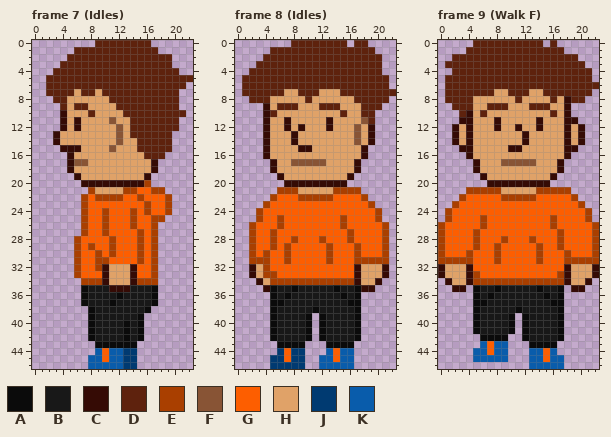
Two versions of one pixel-art file, WIP/Characters/GabeNew.aseprite. The picture above is the old version.
23x47 pixels, 36 frames. Shown: frame 7 (Idles), frame 8 (Idles), frame 9 (Walk F). The commit also changed other frames, which this record leaves out.
Palette (. is transparent): A #0b0b0b  B #181818  C #350b05  D #5e220d  E #a93f00  F #885435  G #fd5e00  H #e0a268  J #003a71  K #095cab
After:
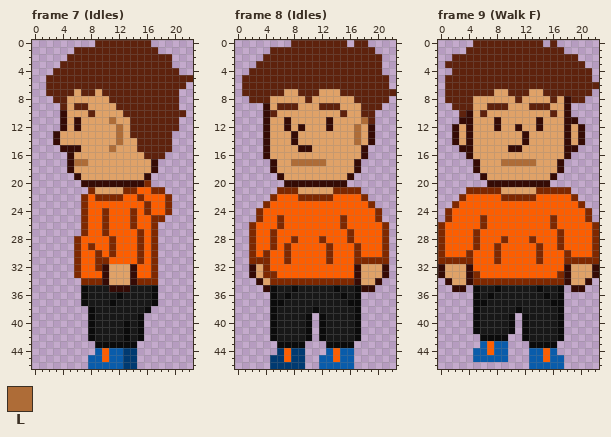
Colours new in this view: L #ae6c37
Diff:
@@ palette @@
-E #a93f00
+E #7e2800
--- frame 7 (Idles), layer "Flattened"
@@ x 4..14 @@
 10 CHHHDHHHHDD
-11 CHCHHHHFHHD
-12 CHCHHHHHFHD
-13 HHHHHHHHFHD
-14 HHHHHHHHFHH
-15 CCCHHHHFHHH
+11 CHCHHHHLHHD
+12 CHCHHHHHLHD
+13 HHHHHHHHLHD
+14 HHHHHHHHLHH
+15 CCCHHHHLHHH
 16 .CHHHHHHHHH
-17 .CFFHHHHHHH
+17 .CLLHHHHHHH
 18 .CHHHHHHHHH
--- frame 8 (Idles), layer "Flattened"
@@ x 6..20 @@
 10 HHHHHHHHHDHHDD.
-11 HCHHHHHCHHHHFD.
-12 HCHCHHHCHHHFHC.
-13 HHCHHHHHHHHFHC.
-14 HHCHHHHHHHHFHC.
+11 HCHHHHHCHHHHLD.
+12 HCHCHHHCHHHLHC.
+13 HHCHHHHHHHHLHC.
+14 HHCHHHHHHHHLHC.
 15 HHHCCHHHHHHHC..
 16 HHHHHHHHHHHHC..
-17 HHFFFFFHHHHC...
+17 HHLLLLLHHHHC...
 18 HHHHHHHHHHHC...
--- frame 9 (Walk F), layer "Flattened"
@@ x 7..15 @@
 16 HHHHHHHHH
-17 HHFFFFFHH
+17 HHLLLLLHH
 18 HHHHHHHHH
Where, in picture pixels (left, top, right, bottom), the same in both pictures:
changed: (74, 117, 123, 166)
changed: (74, 180, 172, 285)
changed: (291, 117, 368, 166)
changed: (249, 187, 389, 285)
changed: (501, 159, 536, 166)
changed: (438, 187, 599, 285)
